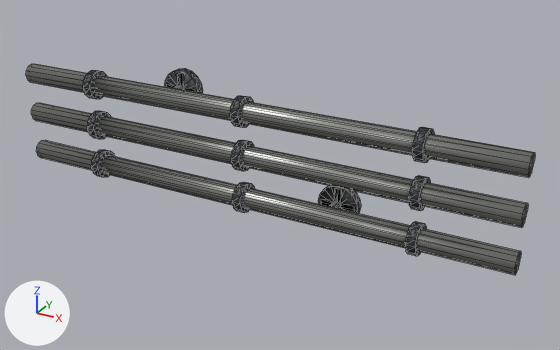
The glTF model assets/facility/modules/pipe_manifold.glb, before and after one commit.
Before and after are seen from a 50 mm camera at (1.231, -1.889, 0.954) aimed at (0.11, 0.148, -0.065). Arrows for +X, +Y and +Z are at lower left; the lights stay in place. The picture after the commit comes second. Mesh edges are drawn as thin lines. Vertices at exactly the same position are counted once.

In view in the first picture: 'pipe_manifold'.
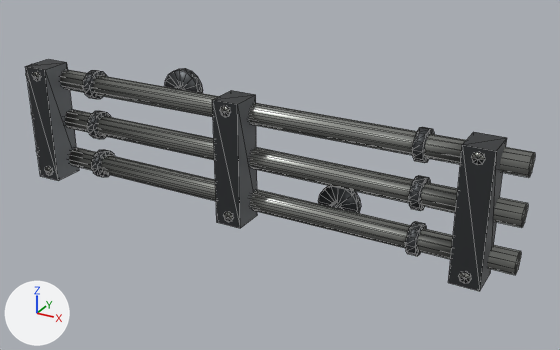
Patch to the scene script:
```diff
--- a/assets/facility/modules/pipe_manifold.glb.py
+++ b/assets/facility/modules/pipe_manifold.glb.py
@@ me_pipe_manifold @@
 # used by ob_pipe_manifold; location = (0.0, 0.0, 0.0)
-me_pipe_manifold.from_pydata(...)  # 448 vertices, 816 faces; spans x -0.9..0.9, y 0.05..0.24, z -0.22..0.22
+me_pipe_manifold.from_pydata(...)  # 612 vertices, 1092 faces; spans x -0.9..0.9, y 0.0..0.24, z -0.22..0.22
+# me_pipe_manifold part 1: a new loose piece, an 8-sided cylinder along y spanning x -0.798..-0.762, y 0.0..0.008, z 0.162..0.198, in mat_conduit (grey #999b97)
+# me_pipe_manifold part 2: a new loose piece, an 8-sided cylinder along y spanning x -0.018..0.018, y 0.0..0.008, z -0.198..-0.162, in mat_conduit (grey #999b97)
+# me_pipe_manifold part 3: a new loose piece, an 8-sided cylinder along y spanning x -0.018..0.018, y 0.0..0.008, z 0.162..0.198, in mat_conduit (grey #999b97)
+# me_pipe_manifold part 4: a new loose piece, an 8-sided cylinder along y spanning x 0.762..0.798, y 0.0..0.008, z -0.198..-0.162, in mat_conduit (grey #999b97)
+# me_pipe_manifold part 5: a new loose piece, an 8-sided cylinder along y spanning x 0.762..0.798, y 0.0..0.008, z 0.162..0.198, in mat_conduit (grey #999b97)
+# me_pipe_manifold part 6: a new loose piece, a box spanning x -0.825..-0.735, y 0.0..0.11, z -0.21..0.21, in mat_steel_dark (dark grey #4b4d50)
+# me_pipe_manifold part 7: a new loose piece, a box spanning x -0.045..0.045, y 0.0..0.11, z -0.21..0.21, in mat_steel_dark (dark grey #4b4d50)
+# me_pipe_manifold part 8: a new loose piece, a box spanning x 0.735..0.825, y 0.0..0.11, z -0.21..0.21, in mat_steel_dark (dark grey #4b4d50)
+# other edits to the shape of me_pipe_manifold do not show in these pictures
 me_pipe_manifold.materials.append(mat_conduit)
```

Location of each change, (x1, y1, x2, y2) in pixels of the pictures (560 x 350 px):
'pipe_manifold', reshaped (10% taller): before (26, 64, 535, 275); after (26, 59, 535, 291)
part 1 of me_pipe_manifold, added: after (32, 71, 40, 81)
part 2 of me_pipe_manifold, added: after (223, 212, 233, 222)
part 3 of me_pipe_manifold, added: after (220, 106, 230, 117)
part 4 of me_pipe_manifold, added: after (458, 272, 471, 283)
part 5 of me_pipe_manifold, added: after (471, 152, 485, 165)
part 6 of me_pipe_manifold, added: after (26, 59, 79, 181)
part 7 of me_pipe_manifold, added: after (212, 90, 257, 228)
part 8 of me_pipe_manifold, added: after (448, 132, 507, 291)
